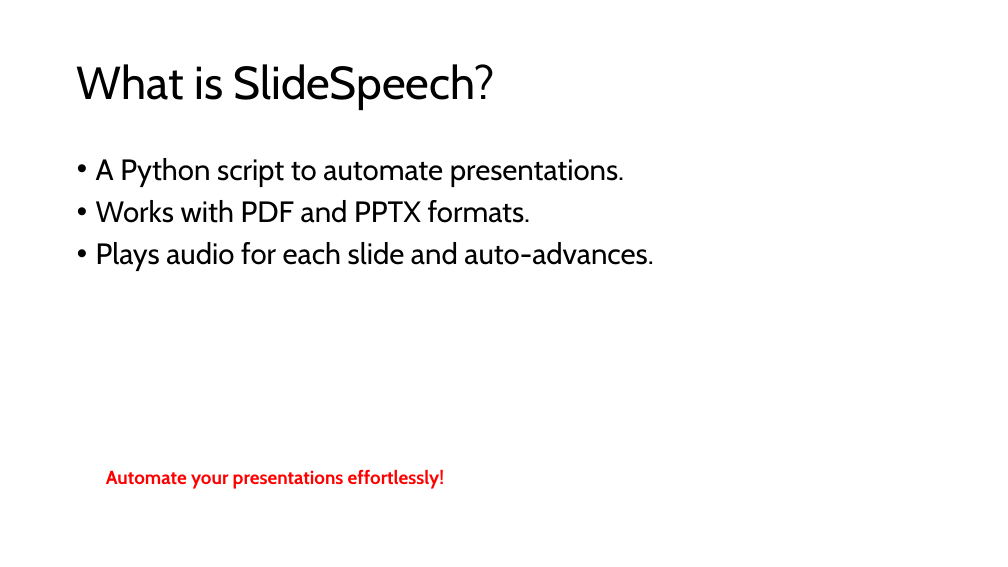
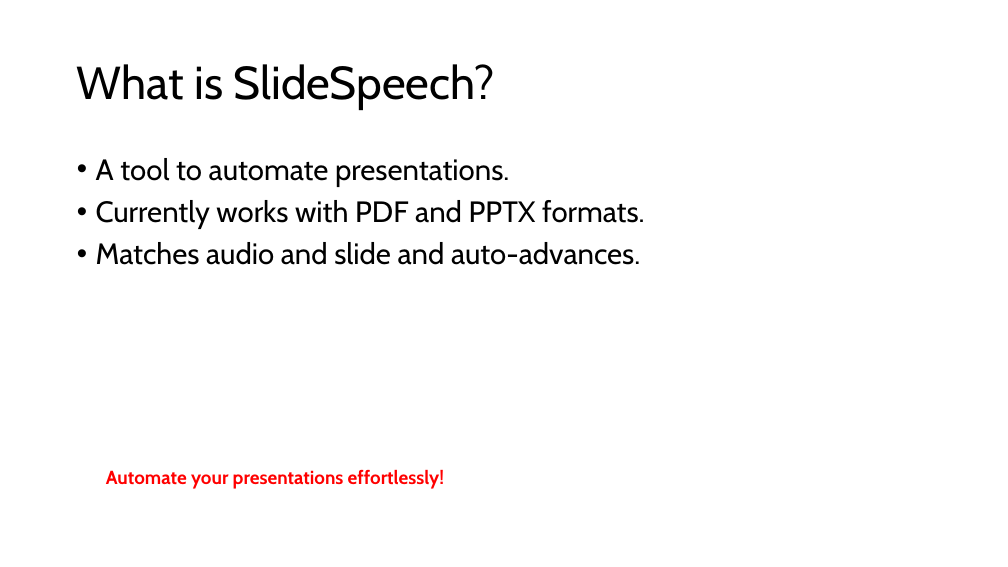
Before and after one commit to luongnv89/slide-speech, a slide deck: slide 1 of presentations/obama/SlideSpeech-Introduction.pptx. Drawn at 1008x567 pixels with LibreOffice and Linux fonts; fonts in the diff are those of the drawing. Boxes give left, top, right and bottom in pixels: in the first picture for what was removed or moved away, otherwise in the second. Text is boxed around its words. In the diff, an @@ line names an element or a change of style, - is before the commit and + after.

```diff
--- a/presentations/obama/SlideSpeech-Introduction.pptx
+++ b/presentations/obama/SlideSpeech-Introduction.pptx
@@ text at box(96, 158, 645, 265): text changed @@
-• A Python script to automate presentations.
-• Works with PDF and PPTX formats.
-• Plays audio for each slide and auto-advances.
+• A tool to automate presentations.
+• Currently works with PDF and PPTX formats.
+• Matches audio and slide and auto-advances.
```
Also in this commit, not shown: 4 other files.
